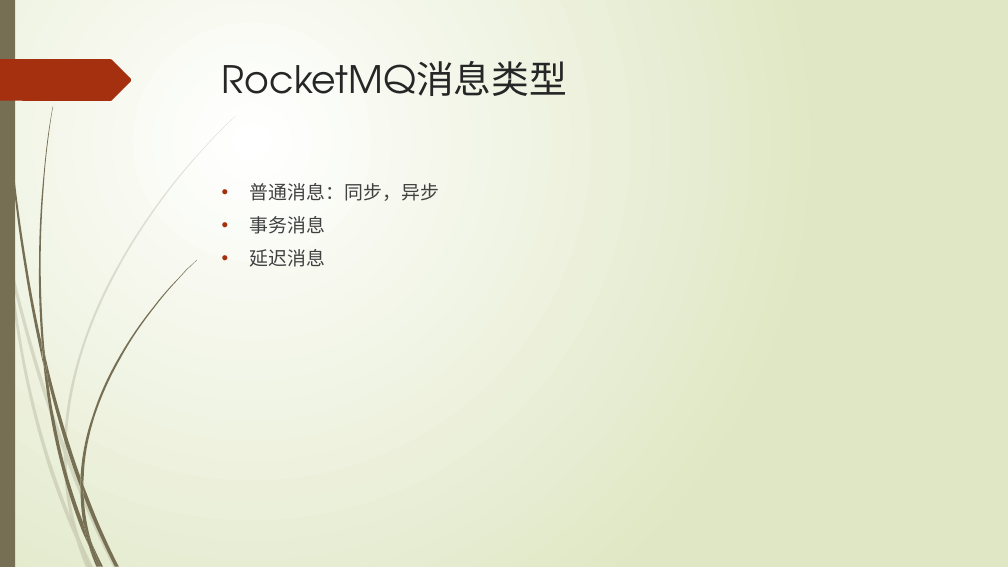
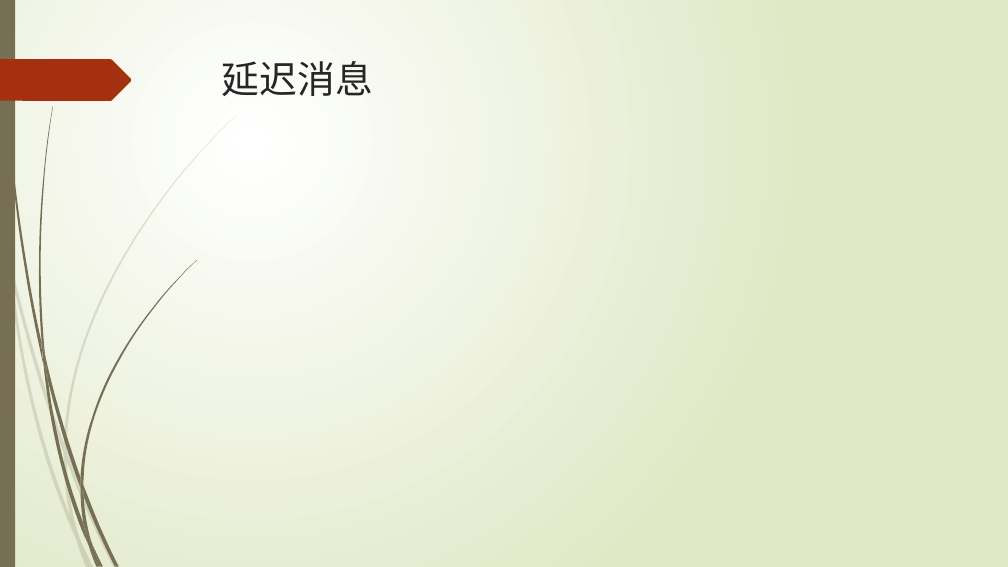
Before and after one commit to xljnc/rocketmqLearning, a slide deck: slide 12 of doc/RocketMQ简介.pptx (slide 8 before the commit). Drawn at 1008x567 pixels with LibreOffice and Linux fonts; fonts in the diff are those of the drawing. Boxes give left, top, right and bottom in pixels: in the first picture for what was removed or moved away, otherwise in the second. Text is boxed around its words. In the diff, an @@ line names an element or a change of style, - is before the commit and + after.

Commit message:
RocketMQ简介.pptx by qiyu 2021-04-27

```diff
--- a/doc/RocketMQ简介.pptx
+++ b/doc/RocketMQ简介.pptx
@@ title at (x1=222, y1=61, x2=373, y2=96): text changed @@
-RocketMQ消息类型
+延迟消息
@@ text removed at (x1=250, y1=183, x2=439, y2=267) @@
-• 普通消息：同步，异步
-• 事务消息
-• 延迟消息
```
Also in this commit, not shown: 1 other slide changed, 4 slides added, 3 slides removed.
